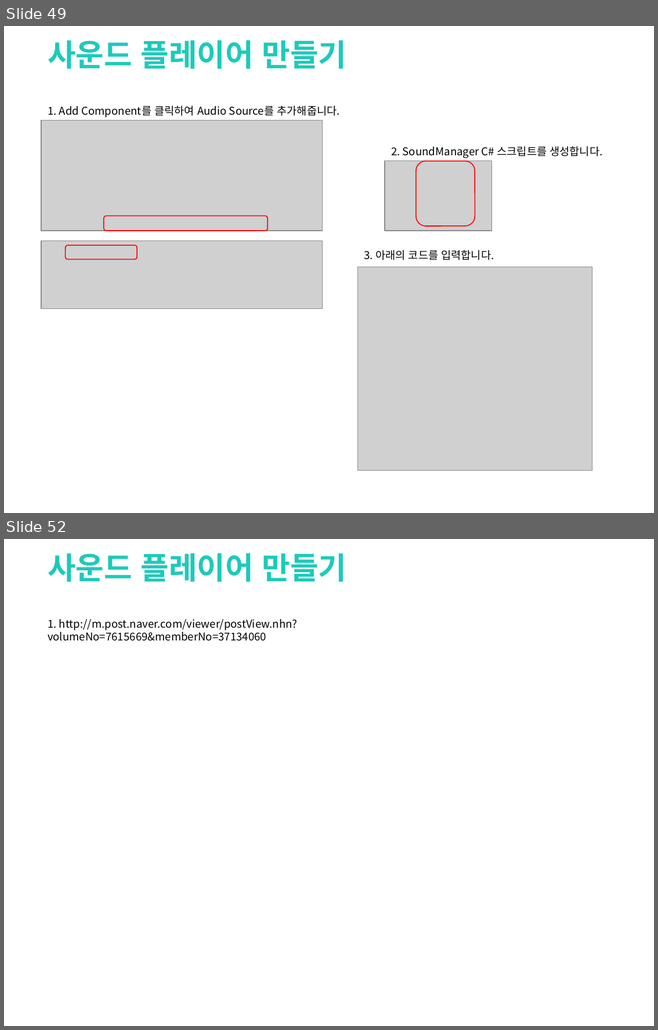
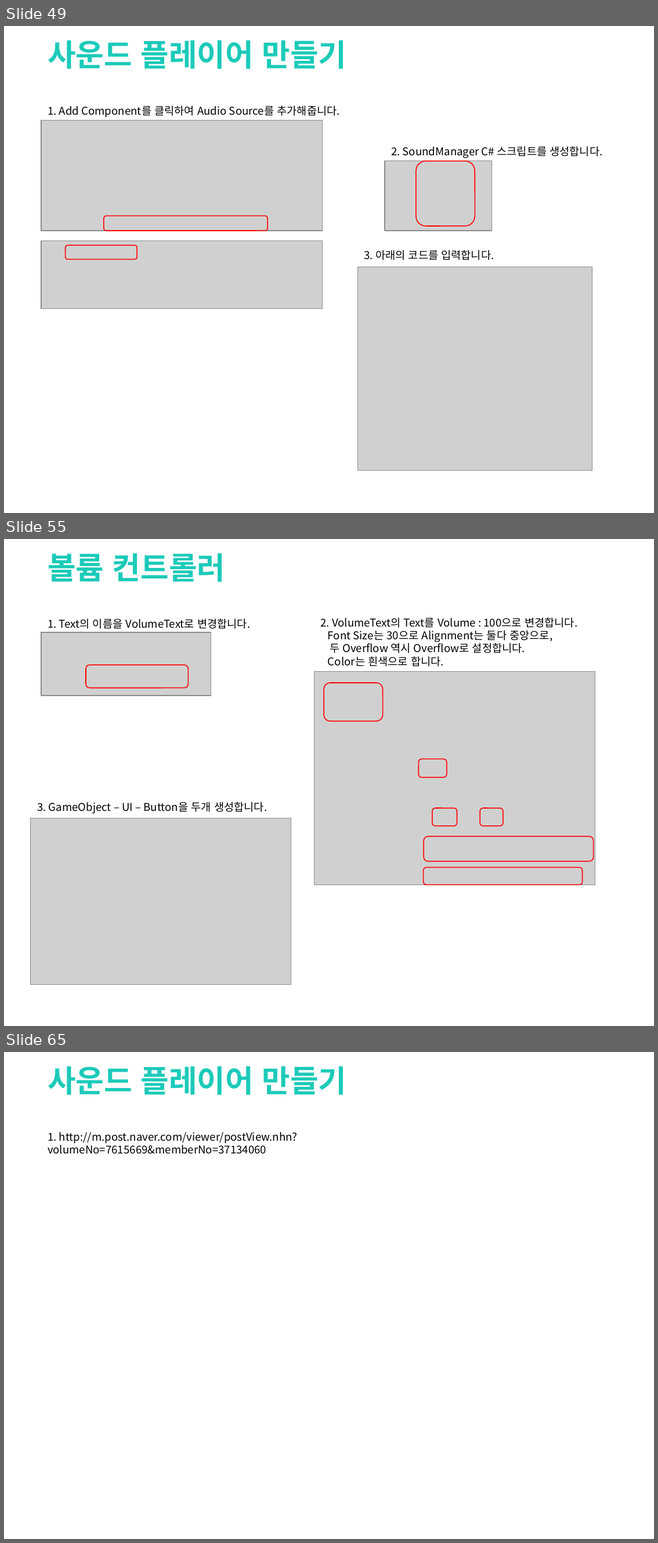
Before and after one commit to clianor/Unity-Final-Project, a slide deck: 기말과제.pptx. Shown one above the other, each under a label of ours: slides 49 and 52 before the commit, slides 49, 55 and 65 after it; the slides between them are not shown. The pictures are 658x1030 and 658x1543 pixels, drawn with LibreOffice and Linux fonts; fonts in the diff are those of the drawing; grey boxes stand for pictures; background and template pictures are left out. Boxes give left, top, right and bottom in pixels: in the first picture for what was removed or moved away, otherwise in the second. Text is boxed around its words. In the diff, an @@ line names an element or a change of style, - is before the commit and + after.

Commit message:
볼륨 컨트롤러 추가

```diff
--- a/기말과제.pptx
+++ b/기말과제.pptx
@@ slide 55 added at bbox=[4, 539, 654, 1026], background picture (left out) @@
@@ text added at bbox=[48, 553, 225, 582], 34 pt, text #1CCAB9, bold @@
+볼륨 컨트롤러
@@ text added at bbox=[48, 618, 250, 629], 12 pt, text #000000 @@
+1. Text의 이름을 VolumeText로 변경합니다.
@@ text added at bbox=[320, 617, 577, 667], 12 pt, text #000000 @@
+2. VolumeText의 Text를 Volume : 100으로 변경합니다.
+Font Size는 30으로 Alignment는 둘다 중앙으로,
+두 Overflow 역시 Overflow로 설정합니다.
+Color는 흰색으로 합니다.
@@ picture added at bbox=[41, 632, 210, 696] @@
@@ rounded rectangle added at bbox=[86, 665, 188, 687], outline #FF0000 1 pt @@
@@ picture added at bbox=[314, 671, 594, 885] @@
@@ rounded rectangle added at bbox=[324, 683, 383, 721], outline #FF0000 1 pt @@
@@ rounded rectangle added at bbox=[419, 759, 447, 777], outline #FF0000 1 pt @@
@@ text added at bbox=[37, 802, 267, 814], 12 pt, text #000000 @@
+3. GameObject – UI – Button을 두개 생성합니다.
@@ rounded rectangle added at bbox=[432, 808, 457, 826], outline #FF0000 1 pt @@
@@ rounded rectangle added at bbox=[480, 808, 502, 826], outline #FF0000 1 pt @@
@@ picture added at bbox=[31, 819, 291, 984] @@
@@ rounded rectangle added at bbox=[424, 837, 593, 861], outline #FF0000 1 pt @@
@@ rounded rectangle added at bbox=[423, 868, 582, 885], outline #FF0000 1 pt @@
@@ what was slide 52 is now slide 65 @@
```
Also in this commit, not shown: 2 slides changed, 12 other slides added, 25 other files.
